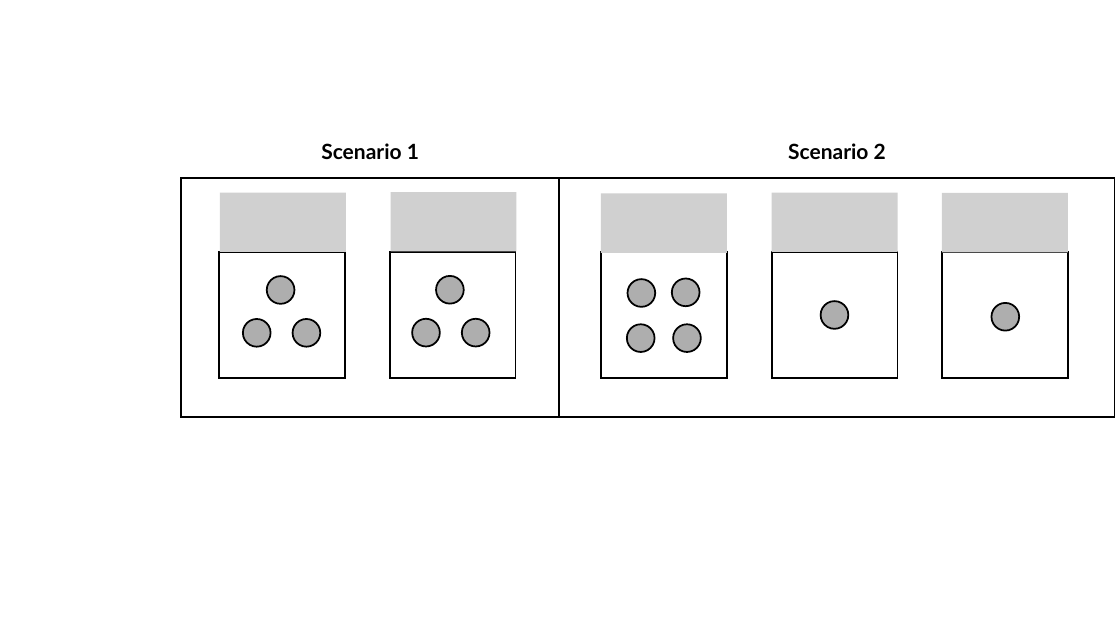
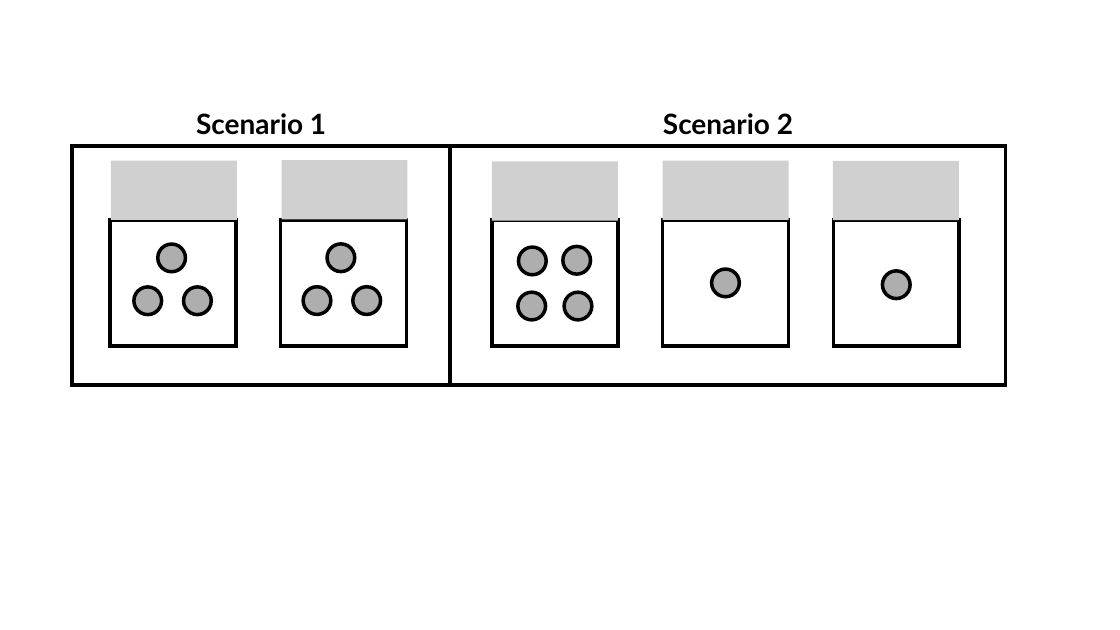
Before and after one commit to lorae/american-housing-shortfalls, a slide deck: slide 1 of output/figures/fig01-schematic-households.pptx. Drawn at 1120x630 pixels with LibreOffice and Linux fonts; fonts in the diff are those of the drawing; grey boxes stand for pictures. Boxes give left, top, right and bottom in pixels: in the first picture for what was removed or moved away, otherwise in the second. Text is boxed around its words. In the diff, an @@ line names an element or a change of style, - is before the commit and + after.

```diff
--- a/output/figures/fig01-schematic-households.pptx
+++ b/output/figures/fig01-schematic-households.pptx
@@ text "Scenario 1" at bbox=[196, 113, 326, 135]: size 18 to 24 pt @@
@@ text "Scenario 1": place and size @@
-text "Scenario 1" at bbox=[321, 143, 419, 159]
+text "Scenario 1" at bbox=[196, 113, 326, 135]
@@ text "Scenario 2": place and size @@
-text "Scenario 2" at bbox=[788, 143, 886, 159]
+text "Scenario 2" at bbox=[663, 113, 793, 135]
@@ text "Scenario 2" at bbox=[663, 113, 793, 135]: size 18 to 24 pt @@
@@ picture added at bbox=[111, 160, 237, 220] @@
@@ picture added at bbox=[281, 160, 408, 220] @@
@@ picture added at bbox=[492, 161, 618, 221] @@
@@ picture added at bbox=[663, 160, 789, 220] @@
@@ picture added at bbox=[833, 161, 959, 221] @@
@@ picture removed at bbox=[220, 192, 346, 252] @@
@@ picture removed at bbox=[391, 192, 517, 252] @@
@@ picture removed at bbox=[601, 193, 727, 253] @@
@@ picture removed at bbox=[772, 192, 898, 252] @@
@@ picture removed at bbox=[942, 193, 1068, 253] @@
@@ 11 ellipses, 7 rectangles: place and size @@
-11 ellipses, 7 rectangles at bbox=[181, 178, 1115, 417]
+11 ellipses, 7 rectangles at bbox=[72, 146, 1006, 385]
@@ outline #000000 1.5 pt to #000000 3 pt in 19 elements at bbox=[450, 146, 1006, 385], bbox=[72, 146, 450, 385], bbox=[492, 220, 618, 346], bbox=[184, 287, 212, 315], bbox=[518, 292, 546, 320], bbox=[565, 292, 592, 320], bbox=[712, 269, 739, 297], bbox=[281, 220, 407, 346], bbox=[663, 220, 789, 346], bbox=[110, 220, 236, 346], bbox=[134, 287, 161, 315], bbox=[158, 245, 186, 272], bbox=[518, 247, 546, 275], bbox=[833, 220, 960, 346], bbox=[883, 271, 911, 298], bbox=[563, 246, 591, 274], bbox=[303, 287, 331, 314], bbox=[353, 287, 381, 314], bbox=[327, 244, 355, 271] @@
@@ ellipse: place and size @@
-ellipse at bbox=[672, 279, 700, 307]
+ellipse at bbox=[563, 246, 591, 274]
```
Also in this commit, not shown: 1 slide added, 1 slide removed, 2 other files.
